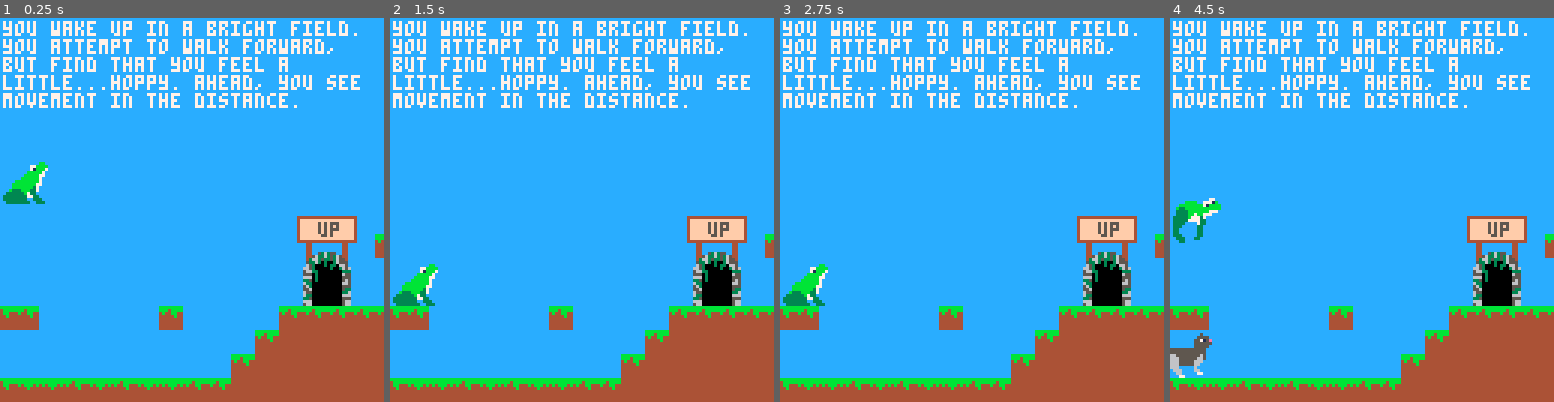
Above: before the commit, frames 1-4 (left to right).
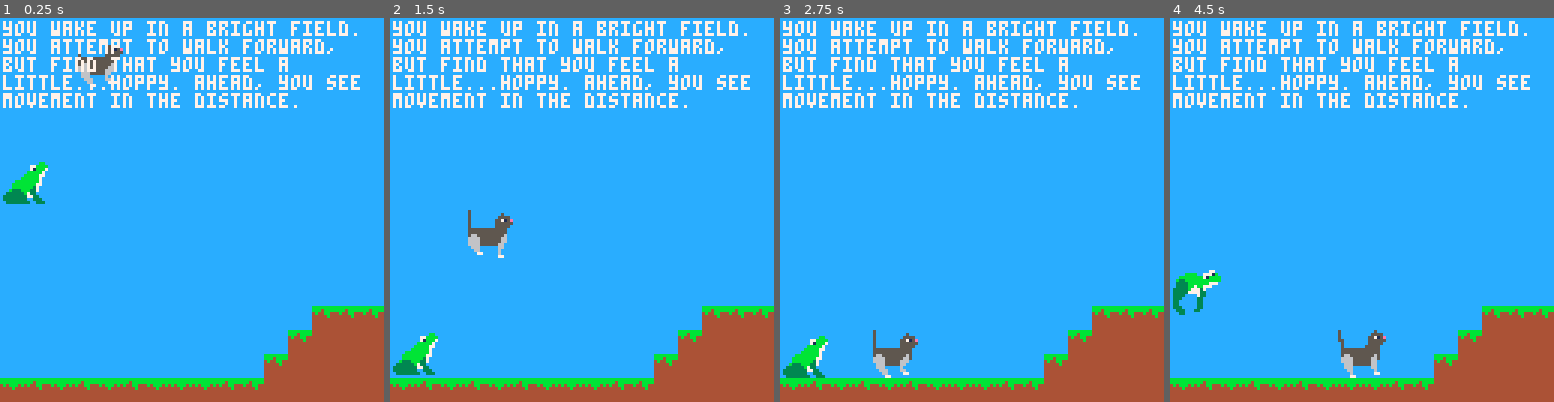
Above: after the commit, the same moments.

Repository: cincodenada/frogsvscats
Game: PICO-8 cartridge frogsvscats.p8
The game is run twice, just before and just after one commit, with the same random seed, the same clock (stepped at 60 frames per second) and the same inputs.
Inputs:
- Up to frame 1 (0.25 s): no input
- Up to frame 2 (1.5 s): tap O (Z key) at 0.7 s
- Up to frame 3 (2.75 s): hold Right 1.6-2.1 s; tap O (Z key) at 1.7, 2.1, 2.5 s; hold Up 2.15-2.42 s; hold Right from 2.47 s (still down)
- Up to frame 4 (4.5 s): tap O (Z key) every 0.4 s from 2.9 to 4.1 s; release Right at 3.03 s; hold Left 3.08-3.58 s; hold Right from 4.02 s (still down)

The runs differ from the first frame. In frame 1, 7.1% of the frame differs, in the area x 0-100%, y 7-97%; in frame 2, 8.8%; in frame 3, 8.8%; in frame 4, 9.4%, in the area x 0-100%, y 46-97%.

Commit message:
Start generalizing areas/lore/maps

Diff:
--- a/frogsvscats.p8
+++ b/frogsvscats.p8
@@ -71,6 +71,32 @@
 	return {text=output, lines=lines}
 end
 
+local lore = {
+	areas = {
+		{
+			mapid = 1,
+			intro = "you wake up in a bright field. you attempt to walk forward, but find that you feel a little...hoppy. ahead, you see movement in the distance.",
+			links = {
+				{
+					-- default: n/s/e/w
+					"a small stream. it looks refreshing.",
+					"a cave. kinda creepy.",
+					"a forest. not too dark...yet.",
+					""
+				},
+				{"up", "the sun. it hurts your eyes."},
+			},
+		},
+	},
+	maps = {
+		-- all coords in blocks!
+		{
+			x=0,y=0,w=32,
+			cats = {{25,11}},
+		},
+	},
+}
+
 local game = {
 	x=0, y=0,
 	texts = {},
@@ -79,22 +105,32 @@
 	cats = {},
 	things = {},
 	debug = "",
-	cameras = {}
+	cameras = {},
+	cur_area = nil,
+	cur_map = nil,
 }
-function game:reset(start_x)
-	if(not start_x) start_x = 75
-	self.player = player(start_x+1,50)
-	add(self.cats, cat(20,75))
+function game:reset()
+	self.player = player(0,50)
+	self:load_area(1)
+end
+function game:save_camera() add(self.cameras, peek4(0x5f28)) camera() end
+function game:load_camera() poke4(0x5f28, self.cameras[#self.cameras]) self.cameras[#self.cameras] = nil end
+function game:load_area(id)
+	local a = lore.areas[id]
+	local m = lore.maps[a.mapid]
+	for c in all(m.cats) do
+		add(self.cats, cat(c[1],c[2]))
+	end
 	add(self.things, door(22*8,12*8,"up"))
 	self.texts = {{
-		x=start_x+1,y=1,col=7,
-		msg="you wake up in a bright field. you attempt to walk forward, but find that you feel a little...hoppy. ahead, you see movement in the distance."
+		x=m.x+1,y=1,col=7,
+		msg=a.intro
 	}}
 	self.to_scoot = 0
-	self.x = start_x
-end
-function game:save_camera() add(self.cameras, peek4(0x5f28)) camera() end
-function game:load_camera() poke4(0x5f28, self.cameras[#self.cameras]) self.cameras[#self.cameras] = nil end
+	self.x = m.x
+	game.player.x = self.x+1
+	self.cur_area, self.cur_map = a, m
+end
 function game:update()
 	self.debug_blocks = {}
 	self.debug = ""
@@ -102,11 +138,10 @@
 	for c in all(self.cats) do
 		c:update()
 	end
-	if(self.to_scoot > 0) then
-
+	if(self.to_scoot != 0) then
 		self.cur_move = nil
 		self.next_move = nil
-		self.x += 1
+		self.x += sgn(self.to_scoot)
 		self.to_scoot -= sgn(self.to_scoot)
 	end
 	camera(self.x,0)
@@ -139,6 +174,11 @@
 	end
 end
 function game:scoot(dist)
+	if(self.x + dist < self.cur_map.x) then
+		dist = self.cur_map.x - self.x
+	elseif(self.x + dist >= self.cur_map.x+self.cur_map.w) then
+		dist = self.cur_map.x+self.cur_map.w-self.x-1
+	end
 	self.to_scoot = dist
 end
 function game:is_colliding(x,y,x2,y2)
@@ -824,141 +864,141 @@
 0000000000000000000000000000000000000000000000000000000000000000000000000000000000000000000000000000000000000000000000000000000000000000000000000000000000000000000000000000000000000000000000000000000000000000000000000000000000000000000000000000000000000000
 0000000000000000000000000000000000000000000000000000000000000000000000000000000000000000000000000000000000000000000000000000000000000000000000000000000000000000000000000000000000000000000000000000000000000000000000000000000000000000000000000000000000000000
 0000000000000000000000000000000000000000000000000000000000000000000000000000000000000000000000000000000000000000000000000000000000000000000000000000000000000000000000000000000000000000000000000000000000000000000000000000000000000000000000000000000000000000
-0000000000000000000000000000000000000000000000000080808080000000000000000000000000000000000000000000000000000000000000000000000000000000000000000000000000000000000000000000000000000000000000000000000000000000000000000000000000000000000000000000000000000000
+0000000000000000000000000000000000808080800000000000000000000000000000000000000000000000000000000000000000000000000000000000000000000000000000000000000000000000000000000000000000000000000000000000000000000000000000000000000000000000000000000000000000000000
 0000000000000000000000000000000000000000000000000000000000000000000000000000000000000000000000000000000000000000000000000000000000000000000000000000000000000000000000000000000000000000000000000000000000000000000000000000000000000000000000000000000000000000
 0000000000000000000000000000000000000000000000000000000000000000000000000000000000000000000000000000000000000000000000000000000000000000000000000000000000000000000000000000000000000000000000000000000000000000000000000000000000000000000000000000000000000000
-0000000000818181818181000000000081000000008181818181818181808180818181810000000000000000000000000000000000000000000000000000000000000000000000000000000000000000000000000000000000000000000000000000000000000000000000000000000000000000000000000000000000000000
-0000000000000000000000000000000000000000818282828282828282828282828282820000000000000000000000000000000000000000000000000000000000000000000000000000000000000000000000000000000000000000000000000000000000000000000000000000000000000000000000000000000000000000
-0000000000000000000000000000000000000081828282828282828282828282828282820000000000000000000000000000000000000000000000000000000000000000000000000000000000000000000000000000000000000000000000000000000000000000000000000000000000000000000000000000000000000000
-8081808180818080808180808180818080818182828282828282828282828282828282820000000000000000000000000000000000000000000000000000000000000000000000000000000000000000000000000000000000000000000000000000000000000000000000000000000000000000000000000000000000000000
-8000000000000000000080800000000000000000000000000000000000000000000000000000000000000000000000000000000000000000000000000000000000000000000000000000000000000000000000000000000000000000000000000000000000000000000000000000000000000000000000000000000000000000
-…(130 lines of a section not shown)…
+0000000000000000000000000081818181818181818081808181818100000000000000000000000000000000000000000000000000000000000000000000000000000000000000000000000000000000000000000000000000000000000000000000000000000000000000000000000000000000000000000000000000000000
+0000000000000000000000008182828282828282828282828282828200000000000000000000000000000000000000000000000000000000000000000000000000000000000000000000000000000000000000000000000000000000000000000000000000000000000000000000000000000000000000000000000000000000
+0000000000000000000000818282828282828282828282828282828200000000000000000000000000000000000000000000000000000000000000000000000000000000000000000000000000000000000000000000000000000000000000000000000000000000000000000000000000000000000000000000000000000000
+8081808180818080808181828282828282828282828282828282828200000000000000000000000000000000000000000000000000000000000000000000000000000000000000000000000000000000000000000000000000000000000000000000000000000000000000000000000000000000000000000000000000000000
+8000000000000000000000000000000000000000000000000000000000000000000000000000000000000000000000000000000000000000000000000000000000000000000000000000000000000000000000000000000000000000000000000000000000000000000000000000000000000000000000000000000000000000
+…(130 lines of a section not shown)…
